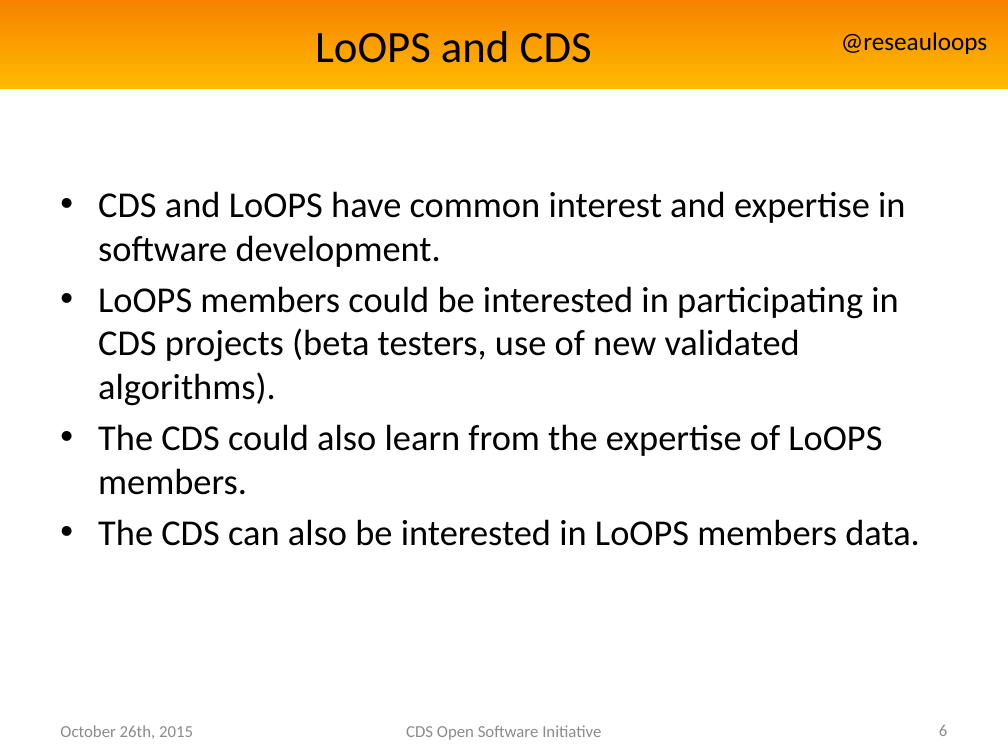
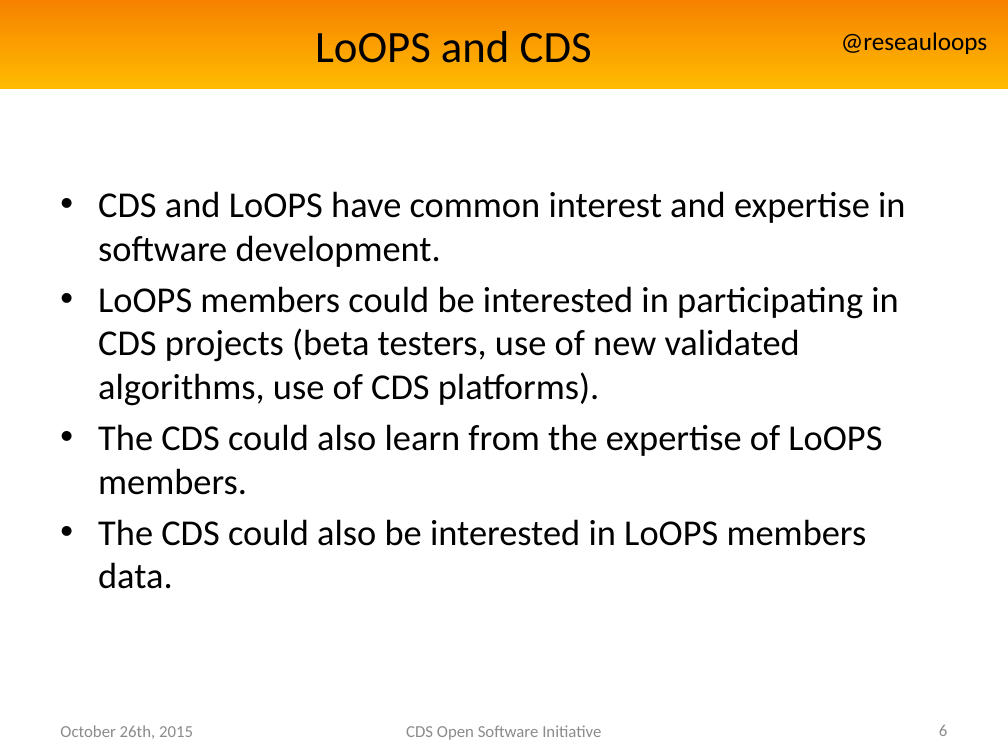
Before and after one commit to reseau-loops/reseau-loops.github.com, a slide deck: slide 6 of presentations/PrésentationLoOPSAnglais.pptx. Drawn at 1008x756 pixels with LibreOffice and Linux fonts; fonts in the diff are those of the drawing; background and template pictures are left out. Boxes give left, top, right and bottom in pixels: in the first picture for what was removed or moved away, otherwise in the second. Text is boxed around its words. In the diff, an @@ line names an element or a change of style, - is before the commit and + after.

```diff
--- a/presentations/PrésentationLoOPSAnglais.pptx
+++ b/presentations/PrésentationLoOPSAnglais.pptx
@@ text at box(98, 286, 898, 406): text changed @@
-• LoOPS members could be interested in participating in CDS projects (beta testers, use of new validated algorithms).
+• LoOPS members could be interested in participating in CDS projects (beta testers, use of new validated algorithms, use of CDS platforms).
@@ text at box(98, 519, 867, 589): text changed @@
-• The CDS can also be interested in LoOPS members data.
+• The CDS could also be interested in LoOPS members data.
```
Also in this commit, not shown: 3 other slides changed, 2 other files.
